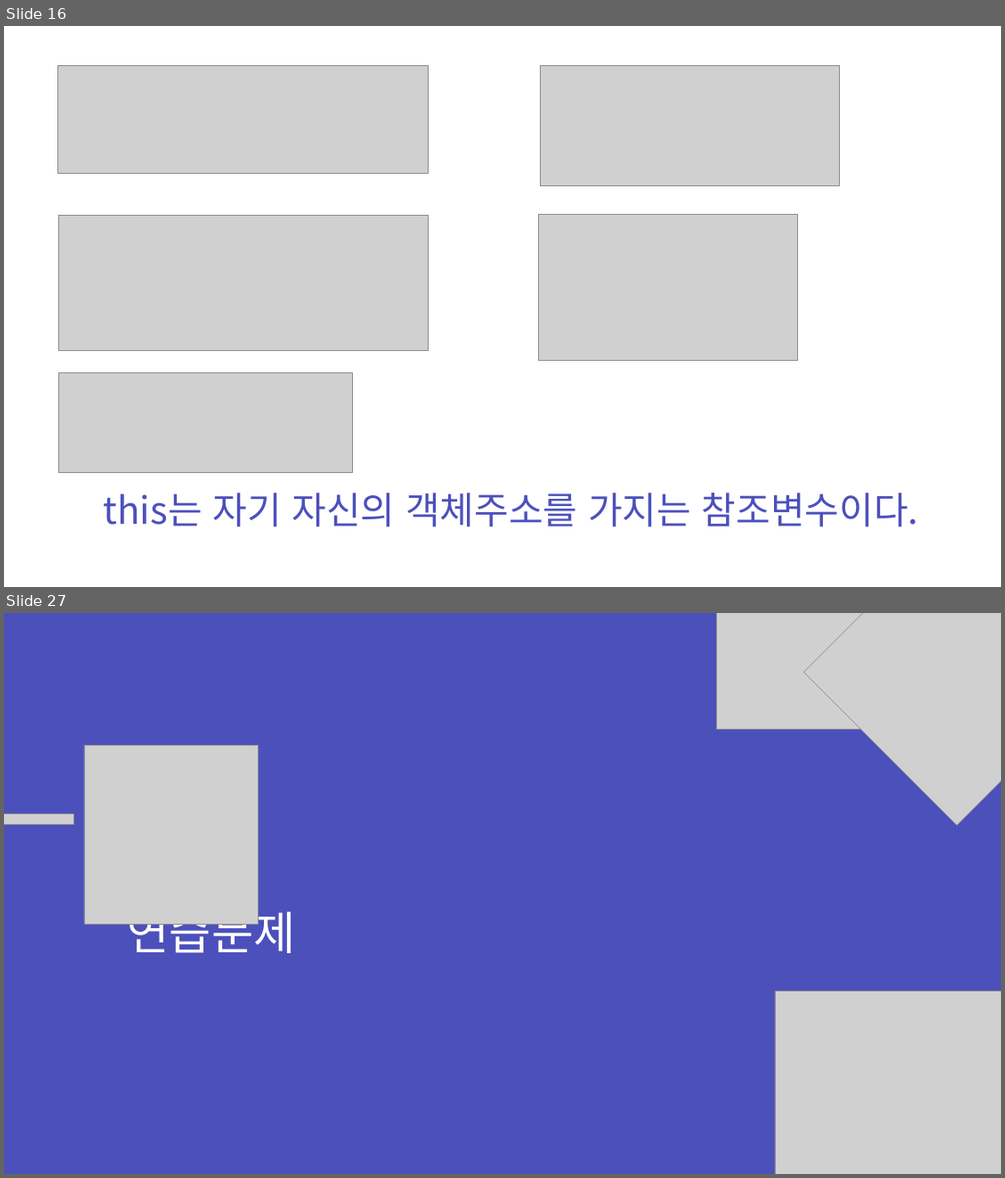
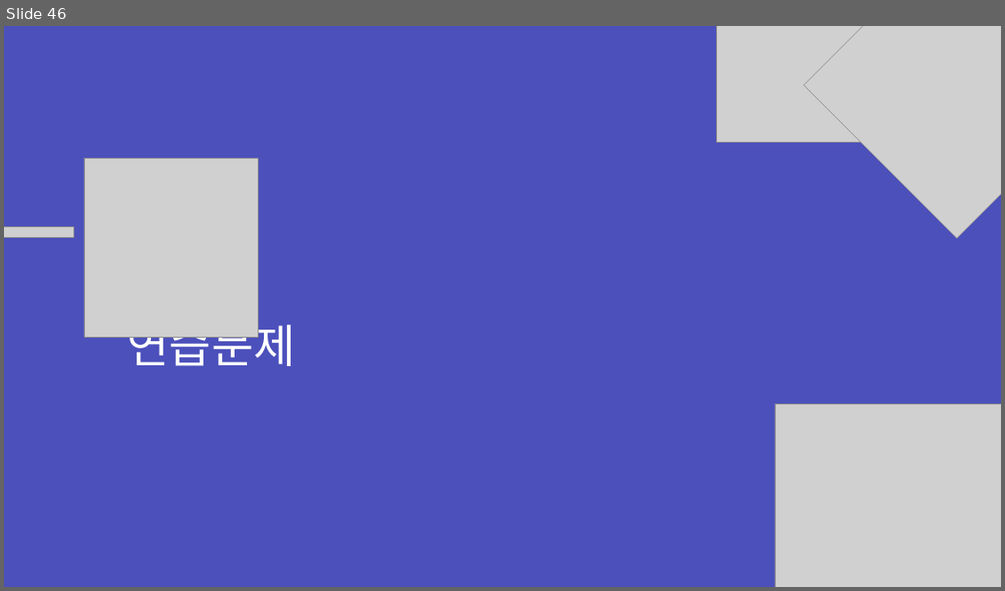
Before and after one commit to zest132/JavaLecture, a slide deck: JavaLecture/LectureFile/java 9강.pptx. Shown one above the other, each under a label of ours: slides 16 and 27 before the commit, slide 46 after it; the slides between them are not shown. The pictures are 1005x1178 and 1005x591 pixels, drawn with LibreOffice and Linux fonts; fonts in the diff are those of the drawing; grey boxes stand for pictures. Boxes give left, top, right and bottom in pixels: in the first picture for what was removed or moved away, otherwise in the second. Text is boxed around its words. In the diff, an @@ line names an element or a change of style, - is before the commit and + after.

```diff
--- a/JavaLecture/LectureFile/java 9강.pptx
+++ b/JavaLecture/LectureFile/java 9강.pptx
@@ slide 16 removed at [4,26,1001,587], background #FFFFFF @@
@@ picture removed at [57,65,427,174] @@
@@ picture removed at [540,65,839,185] @@
@@ picture removed at [58,215,428,350] @@
@@ picture removed at [538,215,797,360] @@
@@ picture removed at [58,373,352,473] @@
@@ text removed at [104,492,919,527] @@
-this는 자기 자신의 객체주소를 가지는 참조변수이다.
@@ what was slide 27 is now slide 46 @@
```
Also in this commit, not shown: 1 slide changed, 43 slides added, 23 other slides removed, 7 other files.
